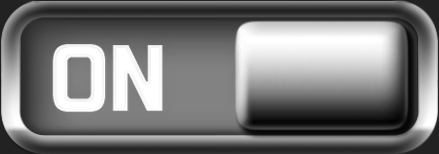
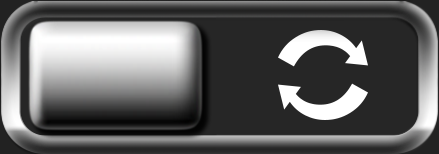
Layered file, before and after one edit (439px x 154px). Changes by layer:
renamed "Layer 2 copy 2" to "ON State", hid it, moved it out of group "Group 4" over [234, 20, 409, 131]
renamed "Layer 2" to "OFF State", showed it, moved it out of group "Group 4" over [28, 20, 203, 131]
hid "Layer 8" over [26, 0, 413, 21]
painted on "Rounded Rectangle 1" (2nd of 2, in "Group 3 copy 3" › "Group 2" › "Group 1") over [20, 0, 419, 140]
painted on "Hue/Saturation 1" (2nd of 2, in "Group 3 copy 3" › "Group 2" › "Group 1") over [20, 5, 419, 140]
